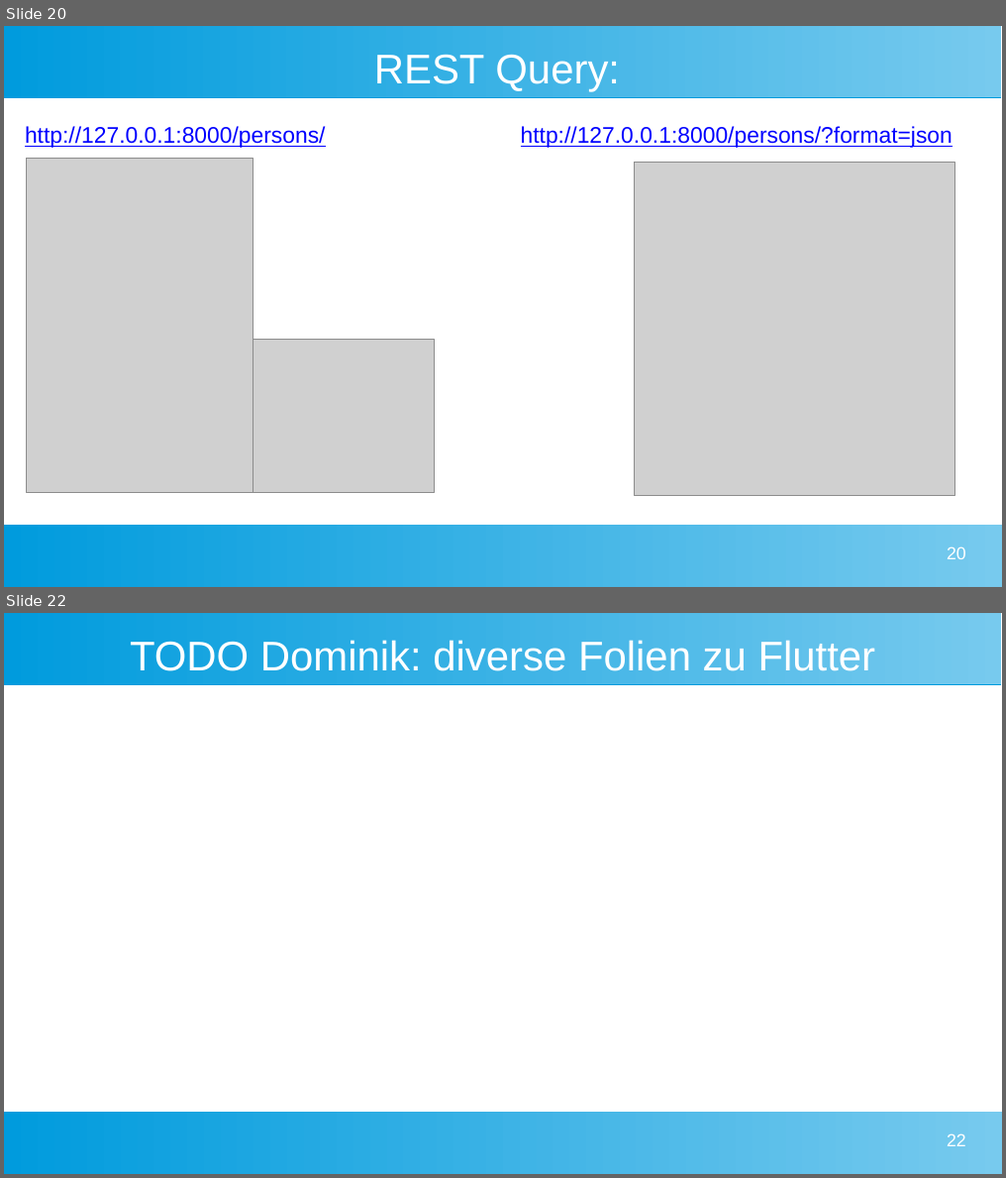
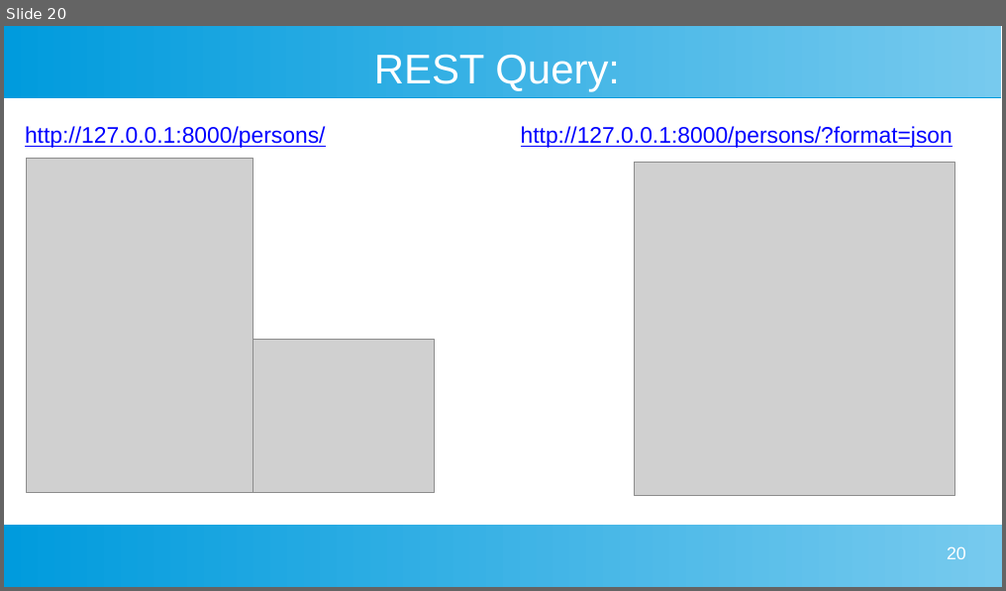
Before and after one commit to pygraz/django-flutter-example, a slide deck: enterPy Django meets Flutter.pptx. Shown one above the other, each under a label of ours: slides 20 and 22 before the commit, slide 20 after it; the slides between them are not shown. The pictures are 1006x1178 and 1006x591 pixels, drawn with LibreOffice and Linux fonts; fonts in the diff are those of the drawing; grey boxes stand for pictures; background and template pictures are left out. Boxes give left, top, right and bottom in pixels: in the first picture for what was removed or moved away, otherwise in the second. Text is boxed around its words. In the diff, an @@ line names an element or a change of style, - is before the commit and + after.

Commit message:
Add flutter slides and small corrections

```diff
--- a/enterPy Django meets Flutter.pptx
+++ b/enterPy Django meets Flutter.pptx
@@ slide 22 removed at (x1=4, y1=613, x2=1002, y2=1174), background #FFFFFF; not listed: 2 template elements that a slide beside it also shows @@
@@ title removed at (x1=130, y1=640, x2=876, y2=671) @@
-TODO Dominik: diverse Folien zu Flutter
@@ page number removed at (x1=946, y1=1134, x2=966, y2=1147) @@
-22
```
Also in this commit, not shown: 17 slides changed, 3 slides added.
